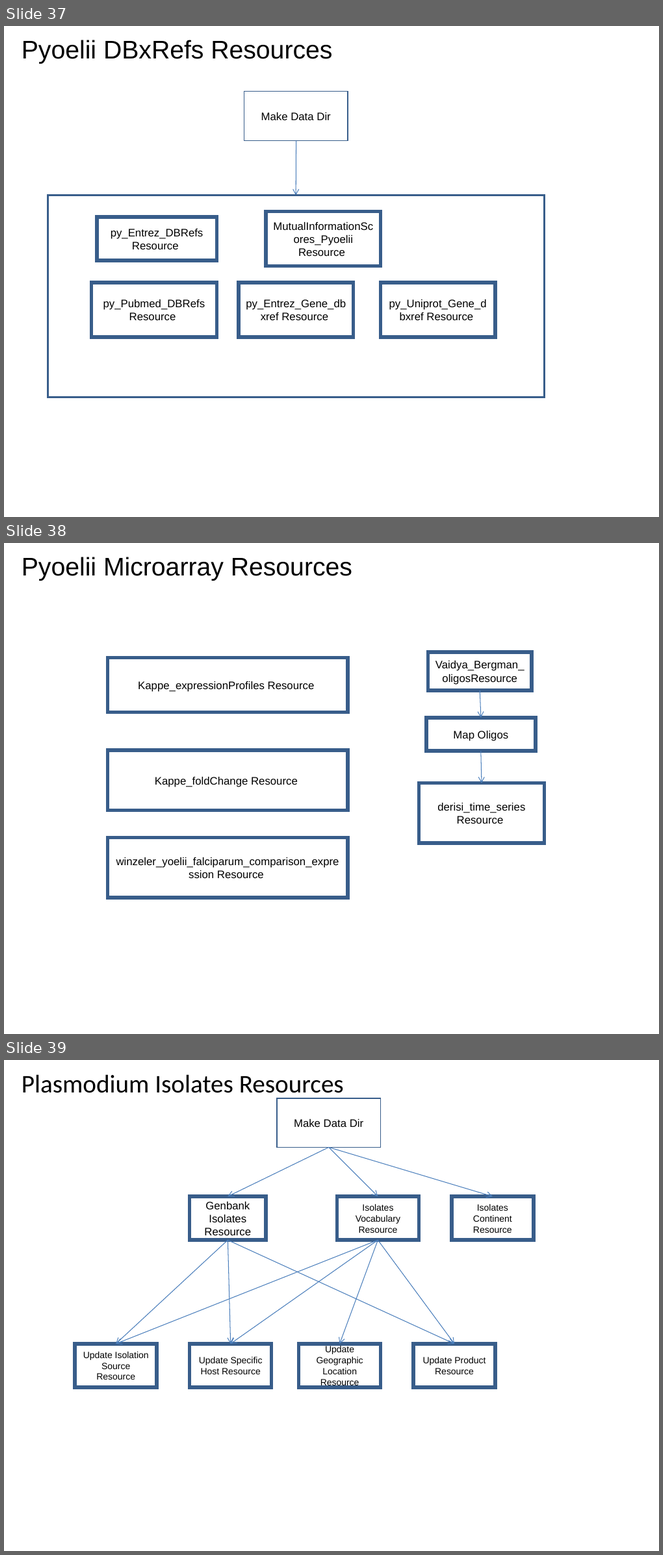
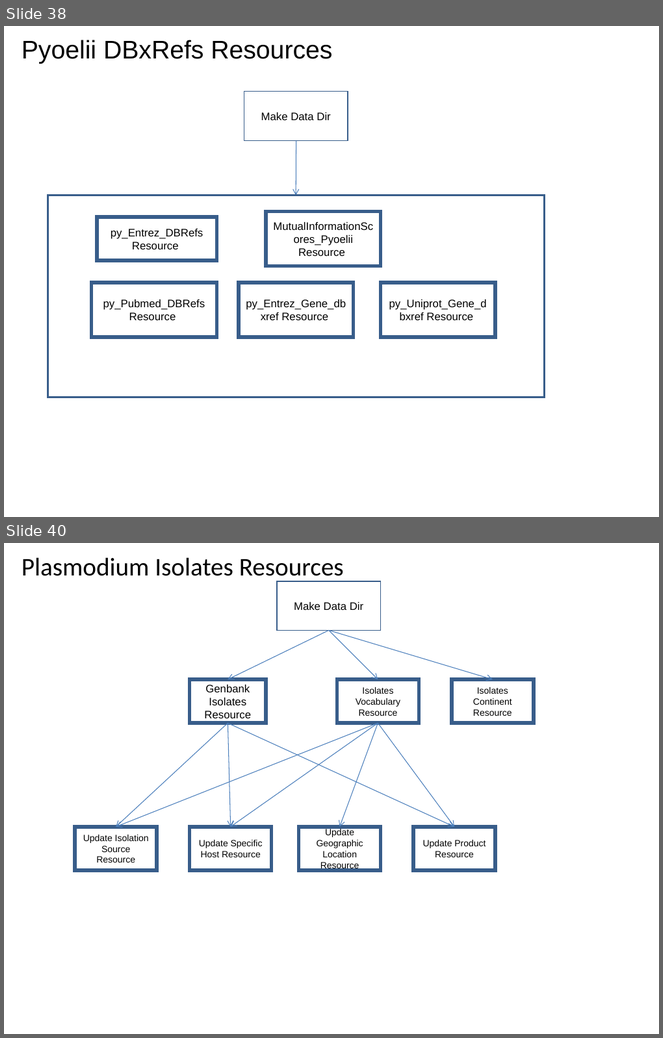
Before and after one commit to VEuPathDB/ApiCommonWorkflow, a slide deck: Main/doc/IntegratedWorkflow.ppt. Shown one above the other, each under a label of ours: slides 37, 38 and 39 before the commit, slides 38 and 40 after it; the slides between them are not shown. The pictures are 663x1555 and 663x1038 pixels, drawn with LibreOffice and Linux fonts; fonts in the diff are those of the drawing. Boxes give left, top, right and bottom in pixels: in the first picture for what was removed or moved away, otherwise in the second. Text is boxed around its words. In the diff, an @@ line names an element or a change of style, - is before the commit and + after.

Commit message:
edit chip resources

```diff
--- a/Main/doc/IntegratedWorkflow.ppt
+++ b/Main/doc/IntegratedWorkflow.ppt
@@ slide 38 removed at box(4, 543, 659, 1034), background #FFFFFF @@
@@ title removed at box(22, 557, 352, 581) @@
-Pyoelii Microarray Resources
@@ rectangle removed at box(107, 657, 348, 712) @@
-Kappe_expressionProfiles Resource
@@ rectangle removed at box(428, 652, 531, 691) @@
-Vaidya_Bergman_oligosResource
@@ arrow removed from (480, 691) to (481, 718) @@
@@ rectangle removed at box(426, 718, 536, 752) @@
-Map Oligos
@@ rectangle removed at box(107, 751, 348, 811) @@
-Kappe_foldChange Resource
@@ arrow removed from (481, 752) to (482, 783) @@
@@ rectangle removed at box(419, 783, 545, 844) @@
-derisi_time_series Resource
@@ rectangle removed at box(107, 838, 348, 898) @@
-winzeler_yoelii_falciparum_comparison_expression Resource
@@ what was slide 37 is now slide 38 @@
@@ what was slide 39 is now slide 40 @@
```
Also in this commit, not shown: 1 slide changed, 4 slides added, 2 other slides removed.
